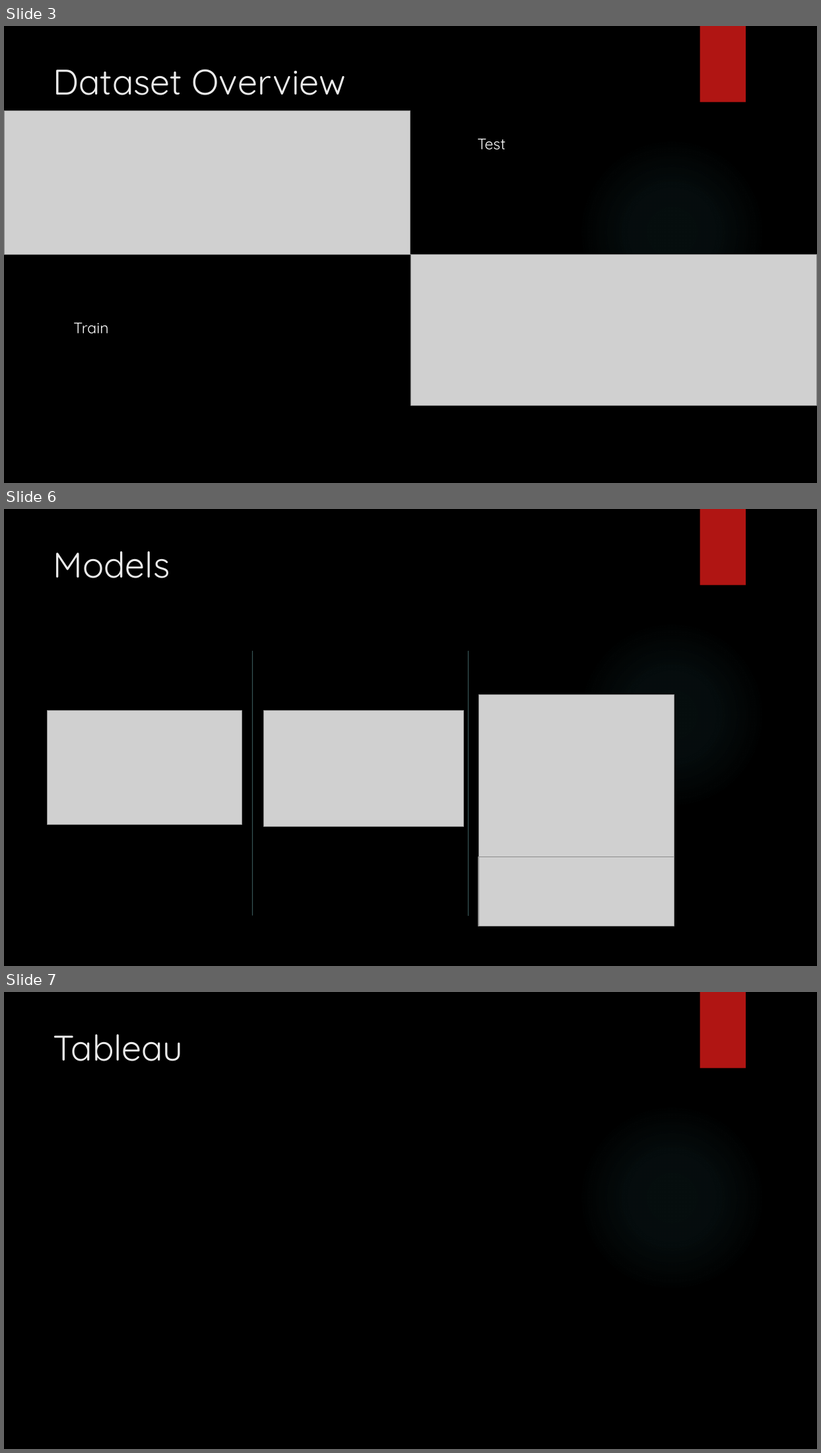
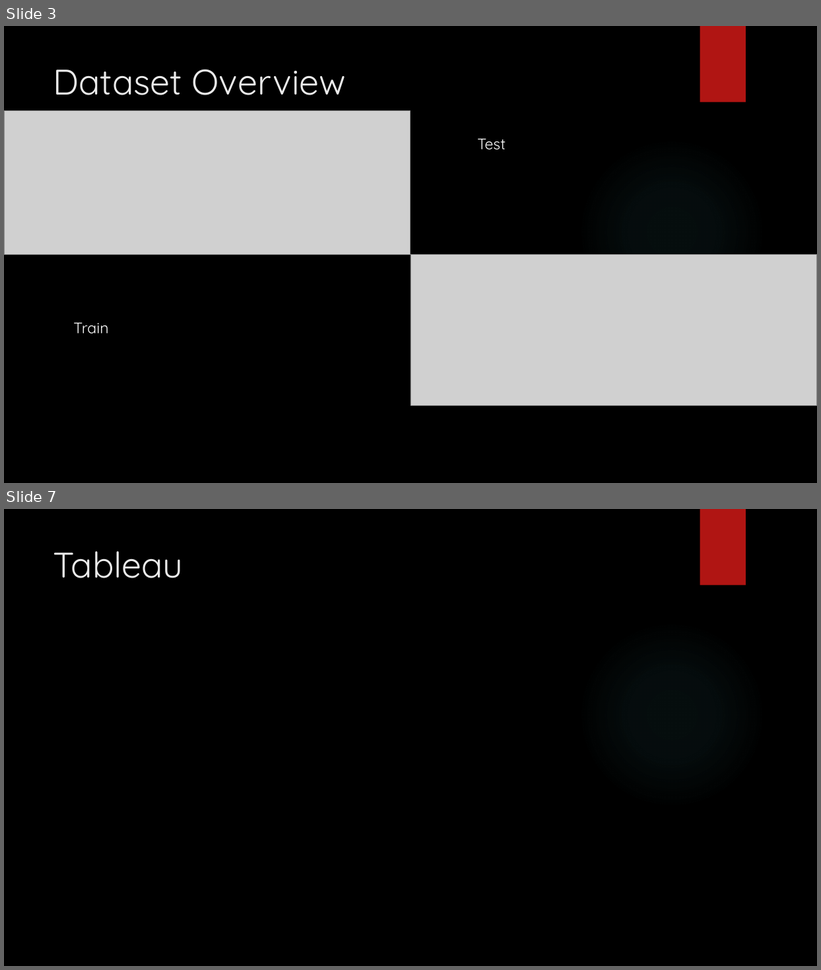
Before and after one commit to Kmkinnear/Data_Project, a slide deck: Presentation.pptx. Shown one above the other, each under a label of ours: slides 3, 6 and 7 before the commit, slides 3 and 7 after it; the slides between them are not shown. The pictures are 821x1453 and 821x970 pixels, drawn with LibreOffice and Linux fonts; fonts in the diff are those of the drawing; grey boxes stand for pictures; background and template pictures are left out. Boxes give left, top, right and bottom in pixels: in the first picture for what was removed or moved away, otherwise in the second. Text is boxed around its words. In the diff, an @@ line names an element or a change of style, - is before the commit and + after.

```diff
--- a/Presentation.pptx
+++ b/Presentation.pptx
@@ slide 6 removed at (4,509,817,966), background picture (left out); not listed: 2 template elements that a slide beside it also shows @@
@@ title removed at (54,551,170,578) @@
-Models
@@ line removed from (252, 651) to (252, 916) @@
@@ line removed from (468, 651) to (468, 916) @@
@@ picture removed at (479,695,675,869) @@
@@ picture removed at (48,711,242,825) @@
@@ picture removed at (264,711,464,827) @@
@@ picture removed at (479,857,674,927) @@
@@ picture removed at (479,857,675,927) @@
```
Also in this commit, not shown: 2 slides changed, 1 slide added.
